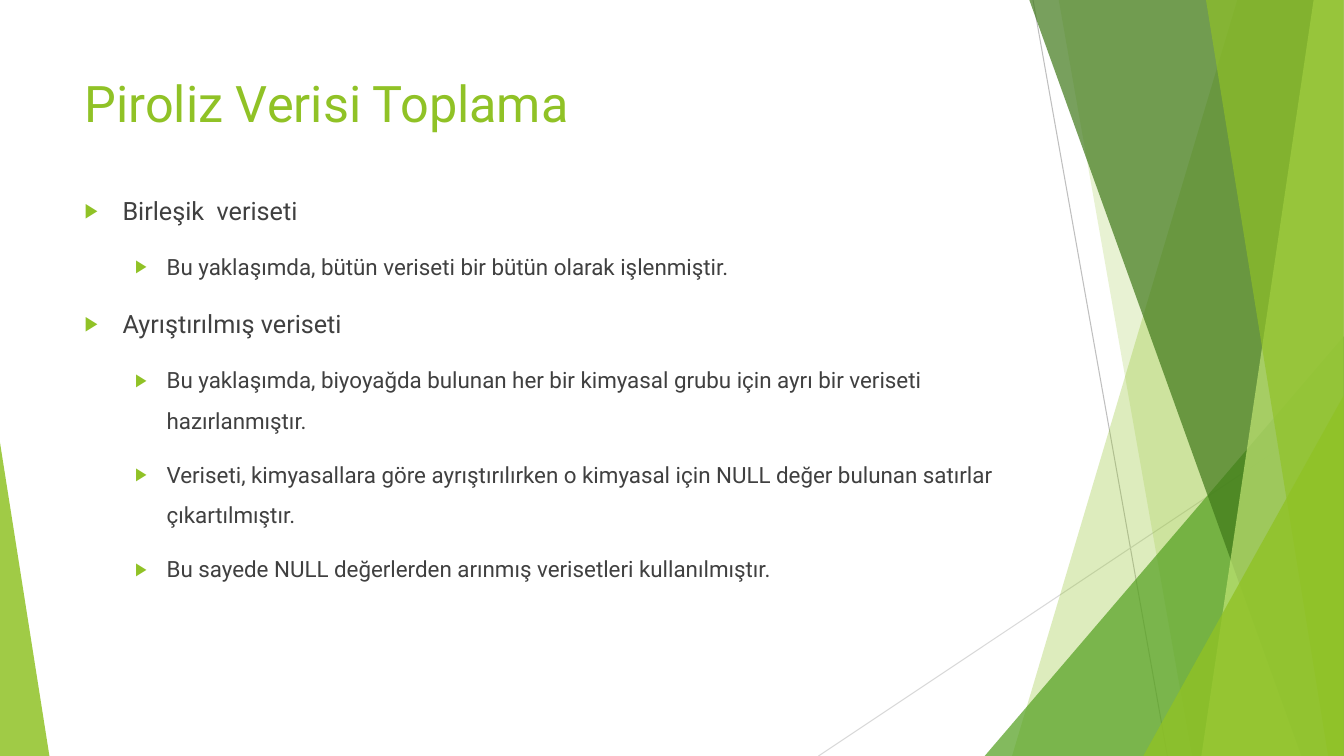
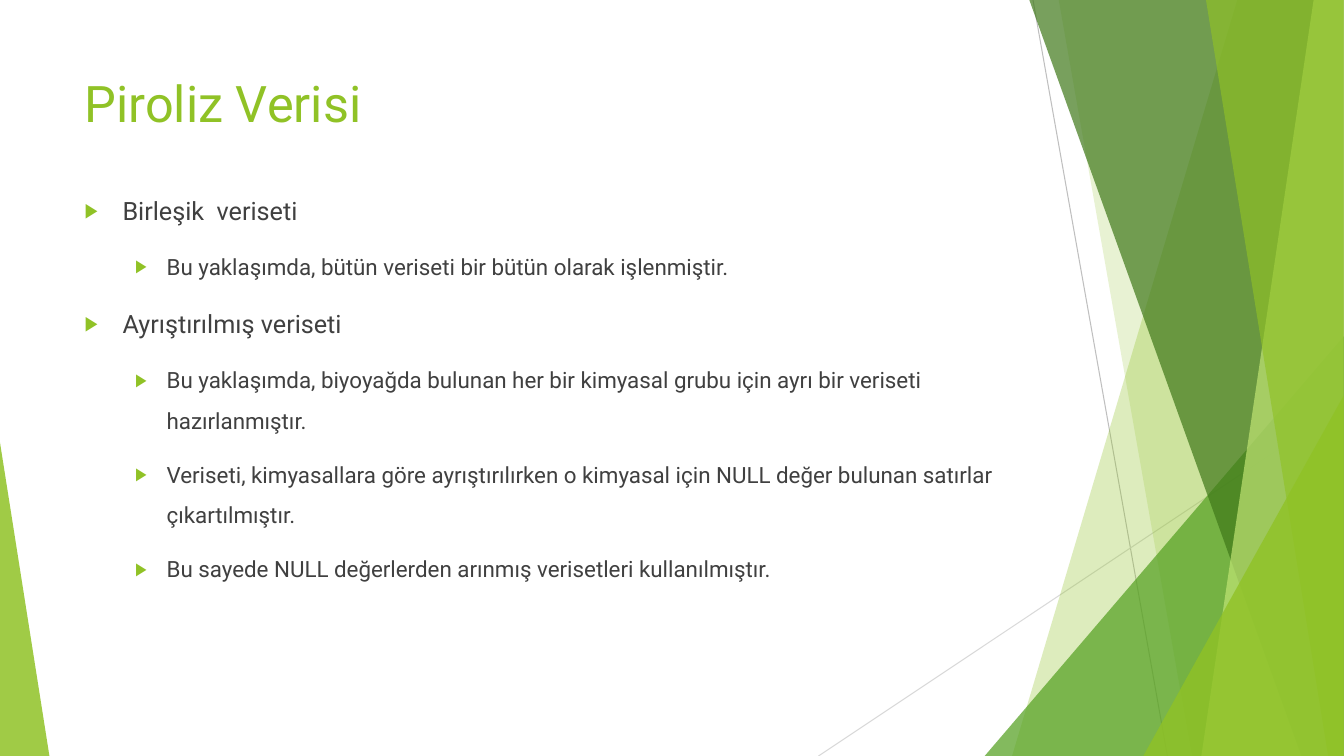
Before and after one commit to orhunuz-ftell/-biyokomurlestirme, a slide deck: slide 5 of tik4_sunum.pptx (slide 6 before the commit). Drawn at 1344x756 pixels with LibreOffice and Linux fonts; fonts in the diff are those of the drawing. Boxes give left, top, right and bottom in pixels: in the first picture for what was removed or moved away, otherwise in the second. Text is boxed around its words. In the diff, an @@ line names an element or a change of style, - is before the commit and + after.

```diff
--- a/tik4_sunum.pptx
+++ b/tik4_sunum.pptx
@@ title at [85, 84, 361, 123]: text changed @@
-Piroliz Verisi Toplama
+Piroliz Verisi
```
Also in this commit, not shown: 9 other slides changed, 20 slides added, 15 slides removed, 3 other files.
